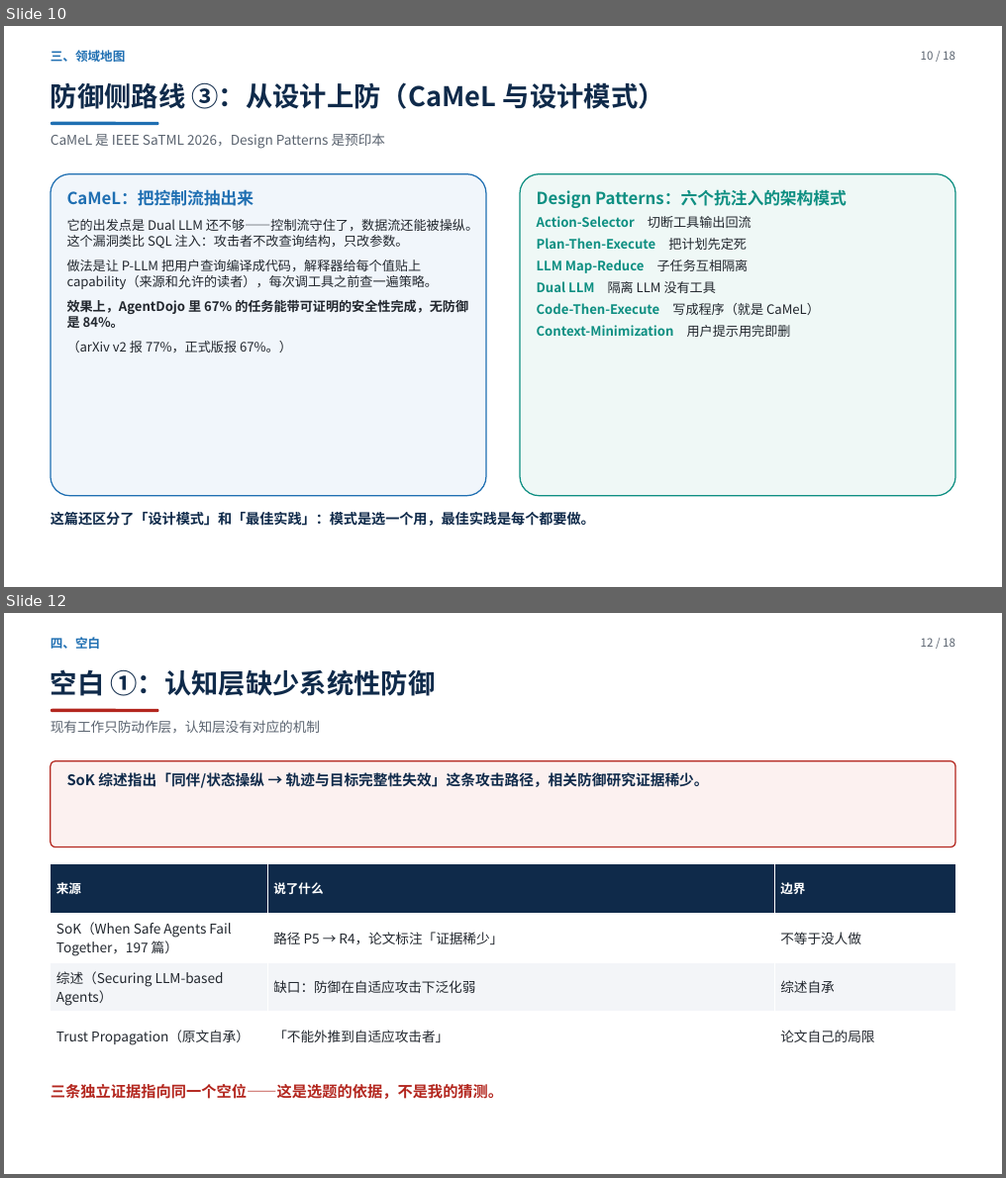
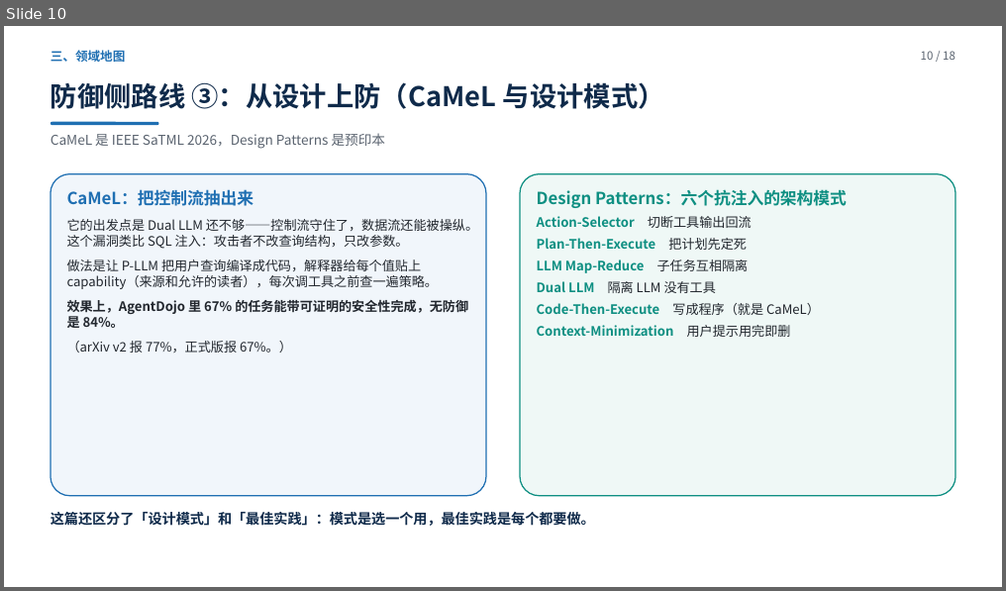
Before and after one commit to yiiiiiii1/multi-agent-remote-sensing, a slide deck: 阶段2-卫星多智能体防御/presentations/新方向调研汇报.pptx. Shown one above the other, each under a label of ours: slides 10 and 12 before the commit, slide 10 after it; the slides between them are not shown. The pictures are 1006x1178 and 1006x591 pixels, drawn with LibreOffice and Linux fonts; fonts in the diff are those of the drawing. Boxes give left, top, right and bottom in pixels: in the first picture for what was removed or moved away, otherwise in the second. Text is boxed around its words. In the diff, an @@ line names an element or a change of style, - is before the commit and + after.

Commit message:
补课文档 + PPT P12/P15 重写（改为"动作vs信念"与"现有工作+我的位置"）+ 讲稿同步 + 5条被抢先的预答

```diff
--- a/阶段2-卫星多智能体防御/presentations/新方向调研汇报.pptx
+++ b/阶段2-卫星多智能体防御/presentations/新方向调研汇报.pptx
@@ slide 12 removed at (4,613,1002,1174), background #FFFFFF @@
@@ text removed at (51,637,100,649) @@
-四、空白
@@ text removed at (921,638,955,647) @@
-12 / 18
@@ text removed at (51,669,436,696) @@
-空白 ①：认知层缺少系统性防御
@@ rounded rectangle removed at (51,709,159,712) @@
@@ text removed at (51,720,320,733) @@
-现有工作只防动作层，认知层没有对应的机制
@@ rounded rectangle removed at (51,761,955,848) @@
@@ text removed at (67,772,709,788) @@
-SoK 综述指出「同伴/状态操纵 → 轨迹与目标完整性失效」这条攻击路径，相关防御研究证据稀少。
@@ table removed at (51,863,955,1061), 4 rows, 3 columns @@
-来源 | 说了什么 | 边界
-SoK（When Safe Agents Fail Together，197 篇） | 路径 P5 → R4，论文标注「证据稀少」 | 不等于没人做
-综述（Securing LLM-based Agents） | 缺口：防御在自适应攻击下泛化弱 | 综述自承
-Trust Propagation（原文自承） | 「不能外推到自适应攻击者」 | 论文自己的局限
@@ text removed at (51,1084,503,1099) @@
-三条独立证据指向同一个空位——这是选题的依据，不是我的猜测。
```
Also in this commit, not shown: 4 slides changed, 2 slides added, 1 other slide removed, 3 other files.
